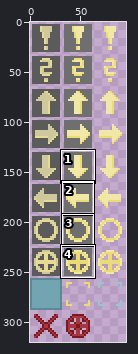
Edited in one commit: sprite sheet (assets/map_tools.png). The first picture is a wide view before the edit; the outline marks the close-up.
Close-up. Before the edit:
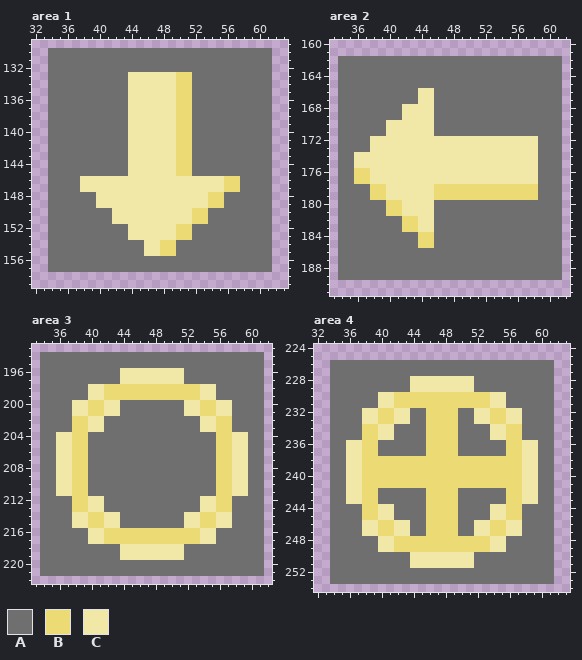
The file is 96x320 pixels. Shown: area 1: x 32..63, y 129..159; area 2: x 33..62, y 160..191; area 3: x 33..62, y 193..222; area 4: x 32..63, y 224..254. The commit also changed other parts of the picture, which this record leaves out.
Palette (. is transparent): A #6f6f6f  B #ecda74  C #f1e7a7
And afterwards:
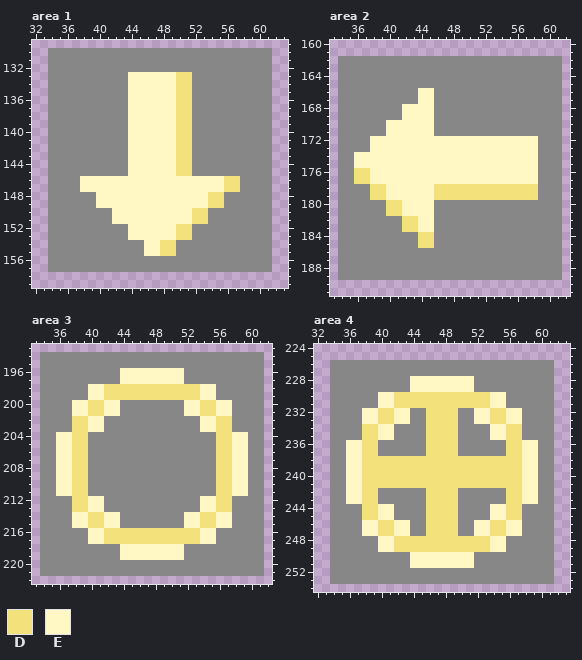
Colours new in this view: D #f3e17b  E #fff7c4
What changed:
colour A: #6f6f6f -> #878787
Changed rows in their new state; - is a pixel that keeps its letter.
Area 1:
first column x 38:
133 ------EEEEEEDD------
134 ------EEEEEEDD------
135 ------EEEEEEDD------
136 ------EEEEEEDD------
137 ------EEEEEEDD------
138 ------EEEEEEDD------
139 ------EEEEEEDD------
140 ------EEEEEEDD------
141 ------EEEEEEDD------
142 ------EEEEEEDD------
143 ------EEEEEEDD------
144 ------EEEEEEDD------
145 ------EEEEEEDD------
146 EEEEEEEEEEEEEEEEEEDD
147 EEEEEEEEEEEEEEEEEEDD
148 --EEEEEEEEEEEEEEDD--
149 --EEEEEEEEEEEEEEDD--
150 ----EEEEEEEEEEDD----
151 ----EEEEEEEEEEDD----
152 ------EEEEEEDD------
153 ------EEEEEEDD------
154 --------EEDD--------
155 --------EEDD--------
Area 2:
first column x 36:
166 --------EE-------------
167 --------EE-------------
168 ------EEEE-------------
169 ------EEEE-------------
170 ----EEEEEE-------------
171 ----EEEEEE-------------
172 --EEEEEEEEEEEEEEEEEEEEE
173 --EEEEEEEEEEEEEEEEEEEEE
174 EEEEEEEEEEEEEEEEEEEEEEE
175 EEEEEEEEEEEEEEEEEEEEEEE
176 DDEEEEEEEEEEEEEEEEEEEEE
177 DDEEEEEEEEEEEEEEEEEEEEE
178 --DDEEEEEEDDDDDDDDDDDDD
179 --DDEEEEEEDDDDDDDDDDDDD
180 ----DDEEEE-------------
181 ----DDEEEE-------------
182 ------DDEE-------------
183 ------DDEE-------------
184 --------DD-------------
185 --------DD-------------
Area 3:
first column x 36:
196 --------EEEEEEEE--------
197 --------EEEEEEEE--------
198 ----EEDDDDDDDDDDDDEE----
199 ----EEDDDDDDDDDDDDEE----
200 --EEDDEE--------EEDDEE--
201 --EEDDEE--------EEDDEE--
202 --DDEE------------EEDD--
203 --DDEE------------EEDD--
204 EEDD----------------DDEE
205 EEDD----------------DDEE
206 EEDD----------------DDEE
207 EEDD----------------DDEE
208 EEDD----------------DDEE
209 EEDD----------------DDEE
210 EEDD----------------DDEE
211 EEDD----------------DDEE
212 --DDEE------------EEDD--
213 --DDEE------------EEDD--
214 --EEDDEE--------EEDDEE--
215 --EEDDEE--------EEDDEE--
216 ----EEDDDDDDDDDDDDEE----
217 ----EEDDDDDDDDDDDDEE----
218 --------EEEEEEEE--------
219 --------EEEEEEEE--------
Area 4:
first column x 36:
228 --------EEEEEEEE--------
229 --------EEEEEEEE--------
230 ----EEDDDDDDDDDDDDEE----
231 ----EEDDDDDDDDDDDDEE----
232 --EEDDEE--DDDD--EEDDEE--
233 --EEDDEE--DDDD--EEDDEE--
234 --DDEE----DDDD----EEDD--
235 --DDEE----DDDD----EEDD--
236 EEDD------DDDD------DDEE
237 EEDD------DDDD------DDEE
238 EEDDDDDDDDDDDDDDDDDDDDEE
239 EEDDDDDDDDDDDDDDDDDDDDEE
240 EEDDDDDDDDDDDDDDDDDDDDEE
241 EEDDDDDDDDDDDDDDDDDDDDEE
242 EEDD------DDDD------DDEE
243 EEDD------DDDD------DDEE
244 --DDEE----DDDD----EEDD--
245 --DDEE----DDDD----EEDD--
246 --EEDDEE--DDDD--EEDDEE--
247 --EEDDEE--DDDD--EEDDEE--
248 ----EEDDDDDDDDDDDDEE----
249 ----EEDDDDDDDDDDDDEE----
250 --------EEEEEEEE--------
251 --------EEEEEEEE--------
Boxes around the changes in both close-ups, in picture pixels (x1, y1, x2, y2):
changed: (48, 48, 272, 272)
changed: (338, 56, 562, 280)
changed: (40, 352, 264, 576)
changed: (330, 360, 554, 584)
